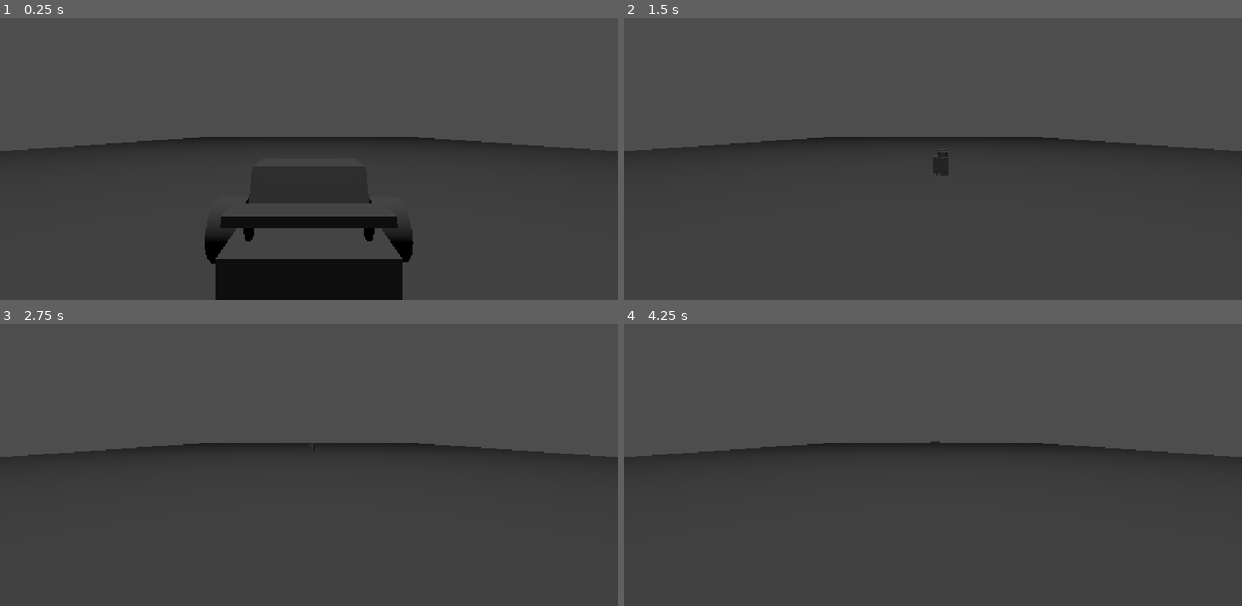
Above: before the commit, frames 1-4 (two rows, left to right).
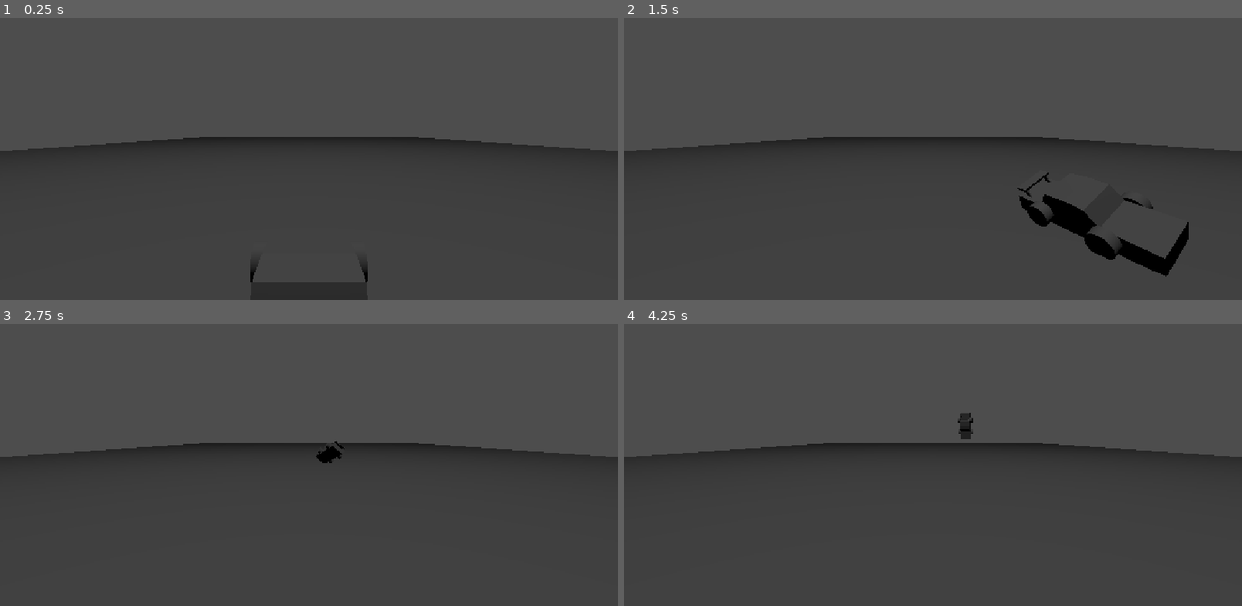
Above: after the commit, the same moments.

Repository: FlameFreezer/170.3
Game: Godot game, scene res://scenes/ControlCarTest.tscn
The game is run twice, just before and just after one commit, with the same random seed, the same clock (stepped at 60 frames per second) and the same inputs. This scene is started directly instead of the project's main scene.
Inputs:
- Up to frame 1 (0.25 s): no input
- Up to frame 2 (1.5 s): hold D (steer right) 0.53-1.28 s; hold W (throttle) 0.53-1.28 s; hold A (steer left) from 1.28 s (still down); tap Space (clutch) at 1.35 s
- Up to frame 3 (2.75 s): tap W (throttle) at 1.55 s; release A (steer left) at 2.03 s; hold D (steer right) from 2.03 s (still down); hold W (throttle) from 2.03 s (still down)
- Up to frame 4 (4.25 s): release W (throttle) at 2.78 s; tap W (throttle) at 2.85, 3.8 s; release D (steer right) at 3.53 s; hold A (steer left) from 3.53 s (still down); hold Space (clutch) from 3.53 s (still down)

The runs differ from the first frame. In frame 1, 6.4% of the frame differs, in the area x 33-67%, y 63-100%; in frame 2, 2.0%; in frame 3, 0.2%; in frame 4, 0.2%.

Commit message:
A man is going to be killed today

Diff:
--- a/Scripts/Car/car.gd
+++ b/Scripts/Car/car.gd
@@ -1,34 +1,49 @@
-extends RigidBody3D
+class_name Car extends RigidBody3D
 
 @onready var _transmission: Transmission = $Transmission
 @onready var _motor: Motor = $Transmission/Motor
 @onready var _rear_wheels: RearWheel = $"Transmission/Rear Wheels"
 
 ## TODO: get these from the wheels
-@export var wheel_radius: float
-var rear_wheels_rpm: float = 0.0
-@export var rpm_accel: float = 50.0
-@export var handbrake_decel: float = 75.0
+@export var throttle_power: float = 20.0
+@export var handbrake_decel: float = 25.0
 var steer_state: int = 0
+
+var throttle_state: bool = false
+var handbrake_state: bool = false
 
 # Called when the node enters the scene tree for the first time.
 func _ready() -> void:
 	pass
 
 # Called every frame. 'delta' is the elapsed time since the previous frame.
-func _process(delta: float) -> void:
-	if Input.is_action_pressed("throttle"):
-		rear_wheels_rpm += delta * rpm_accel
-	else:
-		rear_wheels_rpm = move_toward(rear_wheels_rpm, 0.0, delta * rpm_accel * 0.25)
-	if Input.is_action_pressed("handbrake"):
-		rear_wheels_rpm = move_toward(rear_wheels_rpm, 0.0, delta * handbrake_decel)
+func _process(_delta: float) -> void:
+	throttle_state = Input.is_action_pressed("throttle")
+	handbrake_state = Input.is_action_pressed("handbrake")
 	steer_state = int(Input.is_action_pressed("steer right")) - int(Input.is_action_pressed("steer left"))
+	#if Input.is_action_pressed("throttle"):
+		#rear_wheels_rpm += delta * rpm_accel
+	#else:
+		#rear_wheels_rpm = move_toward(rear_wheels_rpm, 0.0, delta * rpm_accel * 0.25)
+	#if Input.is_action_pressed("handbrake"):
+		#rear_wheels_rpm = move_toward(rear_wheels_rpm, 0.0, delta * handbrake_decel)
+	#steer_state = int(Input.is_action_pressed("steer right")) - int(Input.is_action_pressed("steer left"))
 
 # Called during _physics_process, allows safe reading and modification of physics state before its application
 func _integrate_forces(state: PhysicsDirectBodyState3D) -> void:
-	var xz_velocity = Vector3.FORWARD * rear_wheels_rpm * wheel_radius
-	state.linear_velocity.x = xz_velocity.x
-	state.linear_velocity.z = xz_velocity.z
-	var steer_force := Vector3(100.0, 0.0, 0.0)
-	state.apply_force(steer_force * steer_state, Vector3(1.5, 0.0, 0.0) * steer_state)
+	var s_linear_velocity := state.linear_velocity
+	s_linear_velocity.y = 0.0
+	if throttle_state:
+		#print("Hi")
+		state.apply_force(state.transform.basis * Vector3.FORWARD * throttle_power)
+	else:
+		pass
+		## TODO: actual manual friction
+		#state.apply_force(state.transform.basis * -s_linear_velocity * throttle_power)
+	if handbrake_state:
+		state.apply_force(state.transform.basis * -s_linear_velocity * handbrake_decel)
+
+	if (s_linear_velocity.length() != 0.0):
+		steer_state = int(Input.is_action_pressed("steer right")) - int(Input.is_action_pressed("steer left"))
+		var steer_force := Vector3(15.0, 0.0, 0.0)
+		state.apply_force(steer_force * steer_state, Vector3(0.5 * steer_state, 0.0, -1.5))
--- a/scenes/ControlCarTest.tscn
+++ b/scenes/ControlCarTest.tscn
@@ -9,8 +9,7 @@
 transform = Transform3D(1, 0, 0, 0, 0.999893, -0.01463005, 0, 0.01463005, 0.999893, 0, 4.5529737, 4.8613276)
 
 [node name="Car" parent="." unique_id=1020874637 instance=ExtResource("1_rling")]
-transform = Transform3D(1, 0, 0, 0, 1, 0, 0, 0, 1, 0, 2.699616, 0)
-wheel_radius = 1.0
+transform = Transform3D(1, 0, 0, 0, 1, 0, 0, 0, 1, 0, 0.69961596, 0)
 
 [node name="OmniLight3D" type="OmniLight3D" parent="." unique_id=756413518]
 transform = Transform3D(1, 0, 0, 0, 1, 0, 0, 0, 1, 0, 69.816925, 7.514984)
